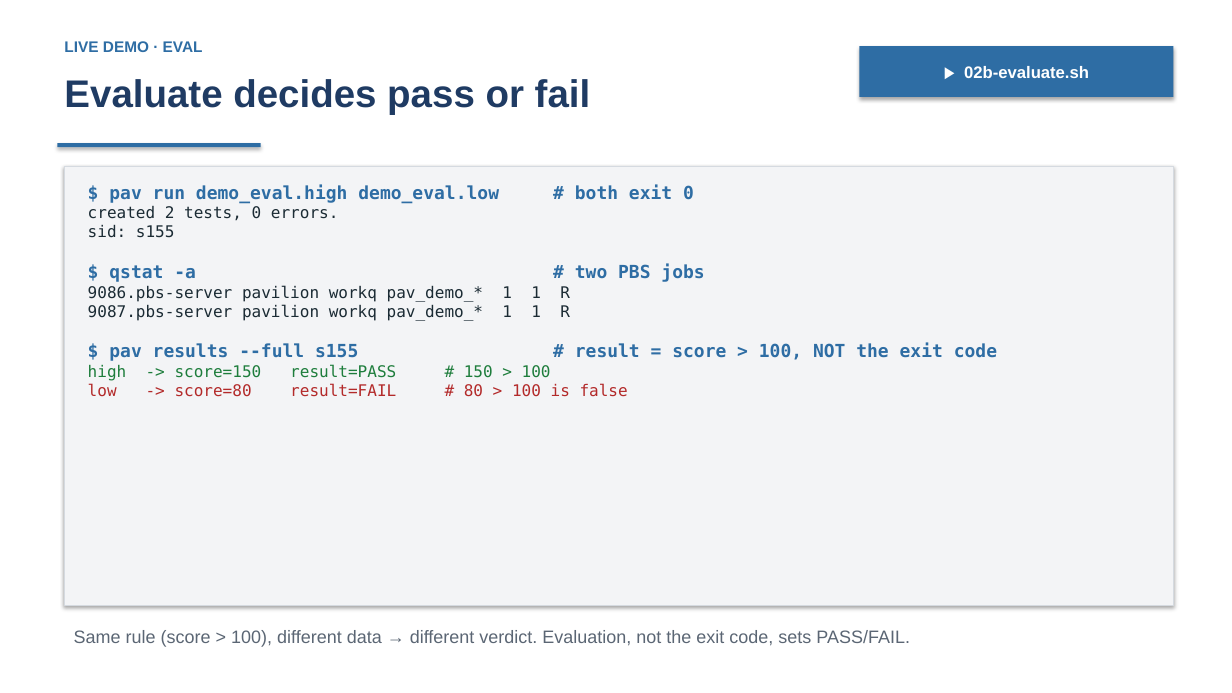
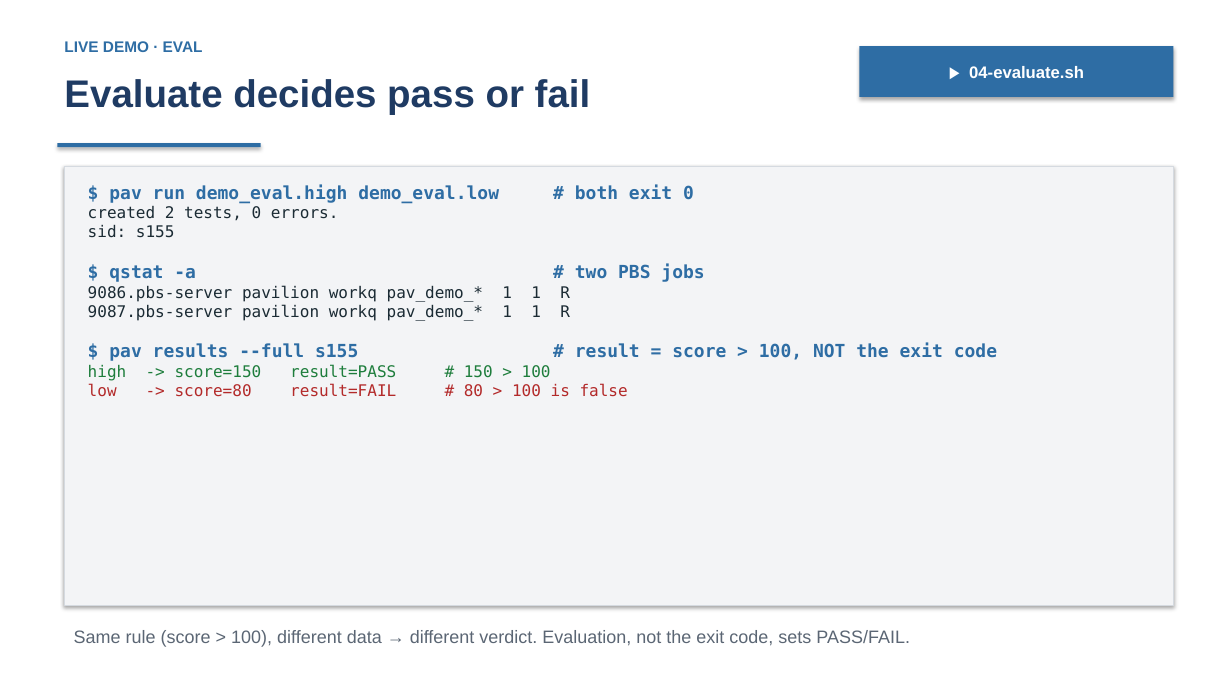
Before and after one commit to curtisecombsjr/pavilion-workshop, a slide deck: slide 23 of deck/pavilion-workshop.pptx. Drawn at 1232x693 pixels with LibreOffice and Linux fonts; fonts in the diff are those of the drawing. Boxes give left, top, right and bottom in pixels: in the first picture for what was removed or moved away, otherwise in the second. Text is boxed around its words. In the diff, an @@ line names an element or a change of style, - is before the commit and + after.

```diff
--- a/deck/pavilion-workshop.pptx
+++ b/deck/pavilion-workshop.pptx
@@ text in rectangle at box(969, 66, 1084, 78): text changed @@
-▶ 02b-evaluate.sh
+▶ 04-evaluate.sh
```
Also in this commit, not shown: 13 other slides changed, 16 other files.
